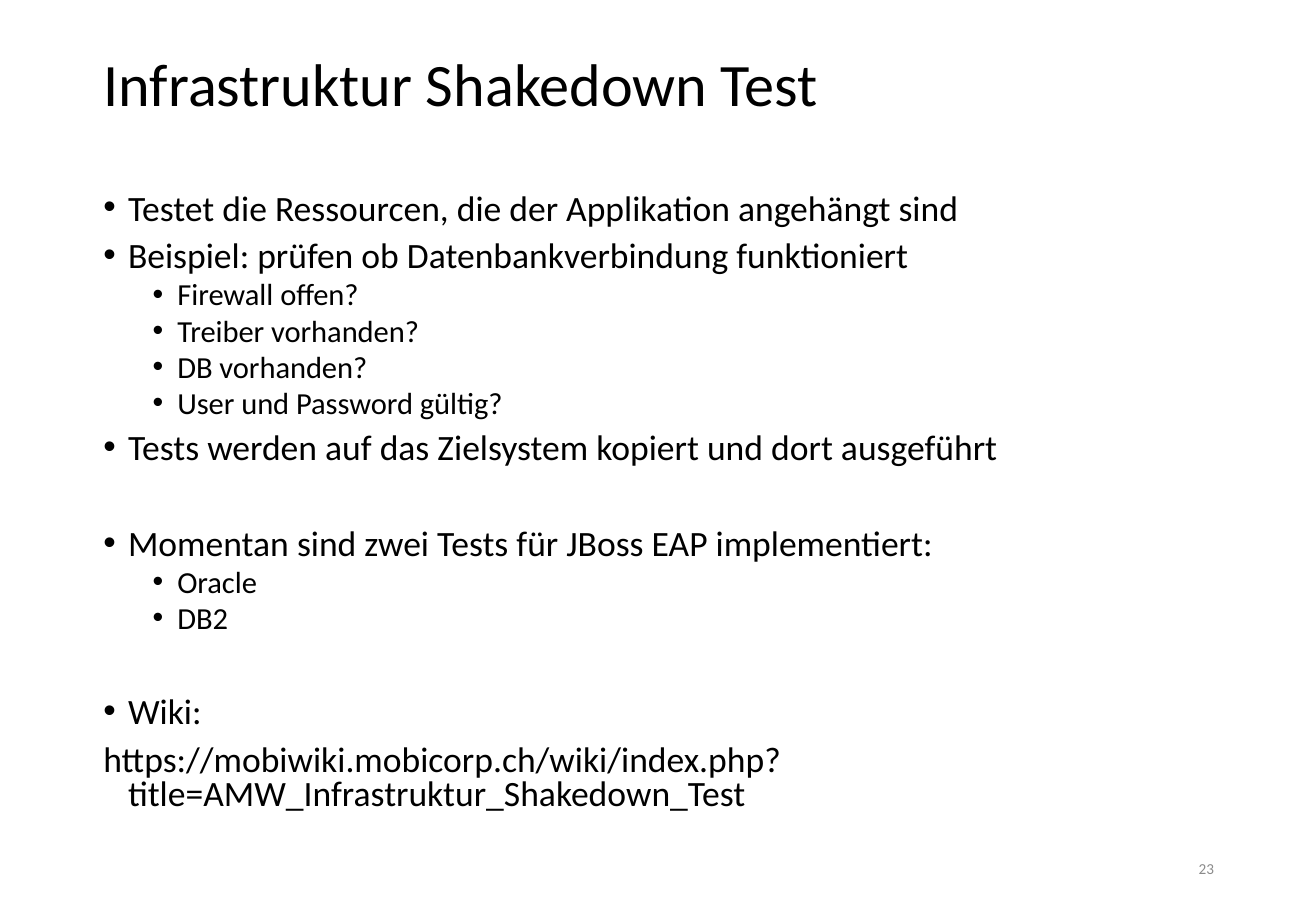
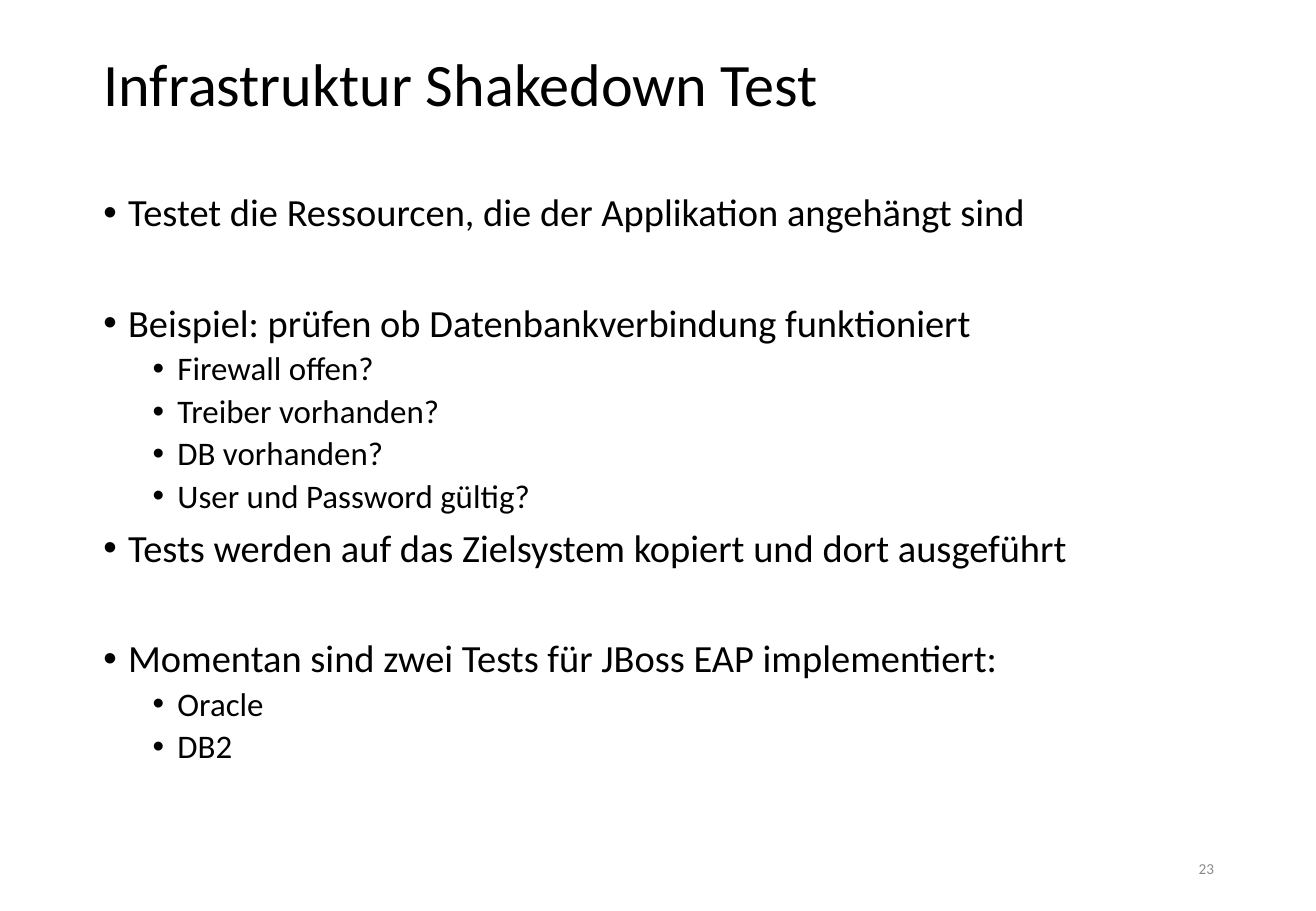
Before and after one commit to liimaorg/docs, a slide deck: slide 23 of content/feature-presentation/AMW_Features.pptx. Drawn at 1316x911 pixels with LibreOffice and Linux fonts; fonts in the diff are those of the drawing. Boxes give left, top, right and bottom in pixels: in the first picture for what was removed or moved away, otherwise in the second. Text is boxed around its words. In the diff, an @@ line names an element or a change of style, - is before the commit and + after.

```diff
--- a/content/feature-presentation/AMW_Features.pptx
+++ b/content/feature-presentation/AMW_Features.pptx
@@ text "Testet die Ressourcen, die der ..." at (x1=128, y1=199, x2=1067, y2=758): size 21 to 22.8 pt in "Testet die Ressourcen, die der Applikation angehängt ...", "Beispiel: prüfen ob Datenbankverbindung funktioniert", "Tests werden auf das Zielsystem kopiert und ...", "Momentan sind zwei Tests für JBoss EAP ..."; size 18 to 19.5 pt in "Firewall offen?", "Treiber vorhanden?", "DB vorhanden?", "User und Password gültig?" and 2 more places; line spacing 0.8 to 0.9 @@
@@ text at (x1=103, y1=699, x2=780, y2=811): paragraphs removed @@
-• Wiki:
-https://mobiwiki.mobicorp.ch/wiki/index.php?title=AMW_Infrastruktur_Shakedown_Test
```
Also in this commit, not shown: 4 other slides changed, 1 other file.
